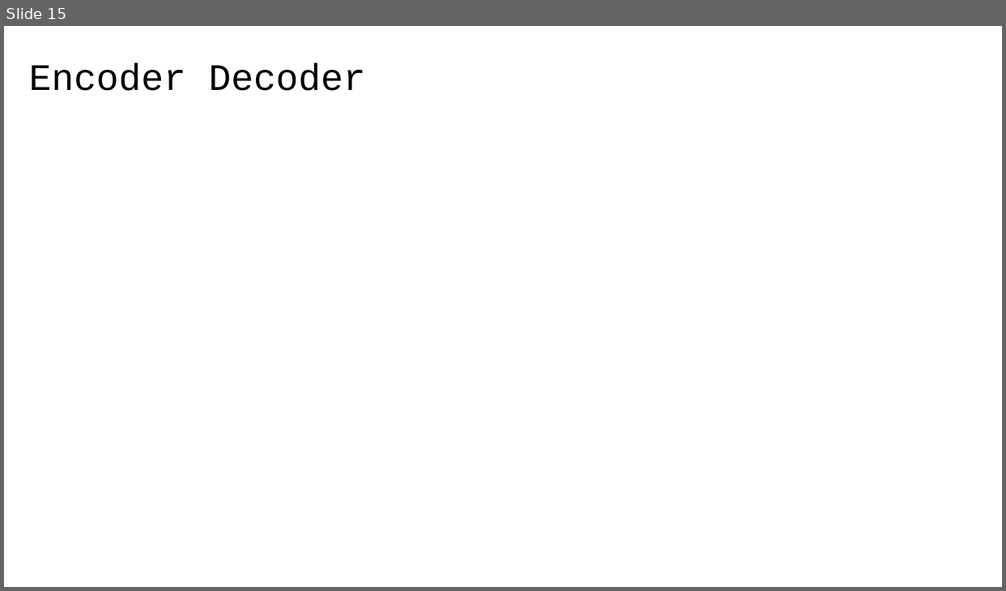
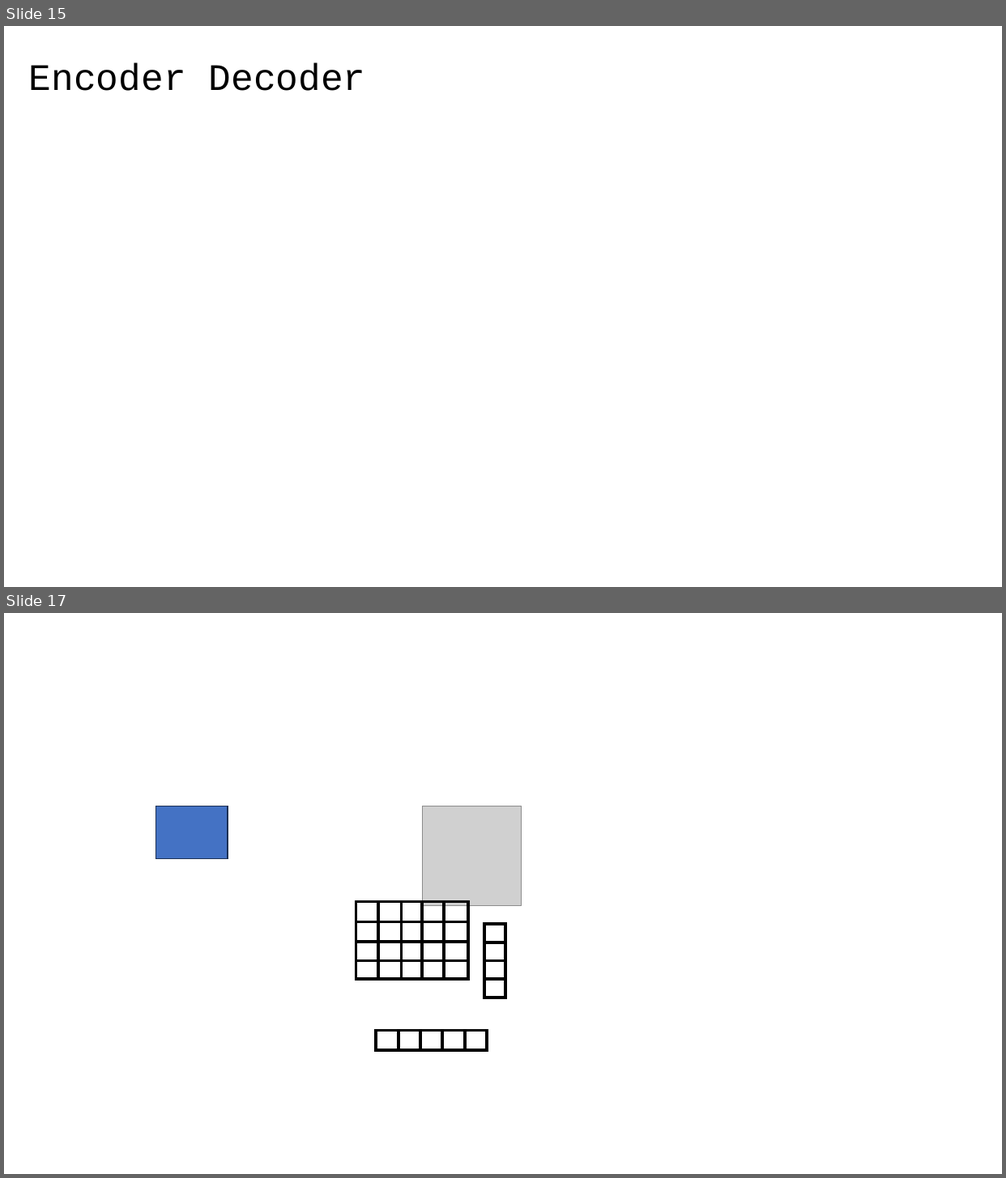
Before and after one commit to 40tude/fullstack_mars_2024, a slide deck: 12_assets/course_review.pptx. Shown one above the other, each under a label of ours: slide 15 before the commit, slides 15 and 17 after it; the slides between them are not shown. The pictures are 1006x591 and 1006x1178 pixels, drawn with LibreOffice and Linux fonts; fonts in the diff are those of the drawing; grey boxes stand for pictures. Boxes give left, top, right and bottom in pixels: in the first picture for what was removed or moved away, otherwise in the second. Text is boxed around its words. In the diff, an @@ line names an element or a change of style, - is before the commit and + after.

```diff
--- a/12_assets/course_review.pptx
+++ b/12_assets/course_review.pptx
@@ slide 17 added at (4,613,1002,1174), background #FFFFFF @@
@@ rectangle added at (156,806,228,858), fill #4472C4, outline #1E3256 1 pt @@
@@ picture added at (423,806,522,905) @@
@@ group added at (356,902,470,980): 7 lines, 1 rectangle @@
@@ group added at (484,924,505,999): 4 rectangles @@
@@ group added at (377,1030,488,1050): 5 rectangles @@
```
Also in this commit, not shown: 1 slide changed, 32 other files.
